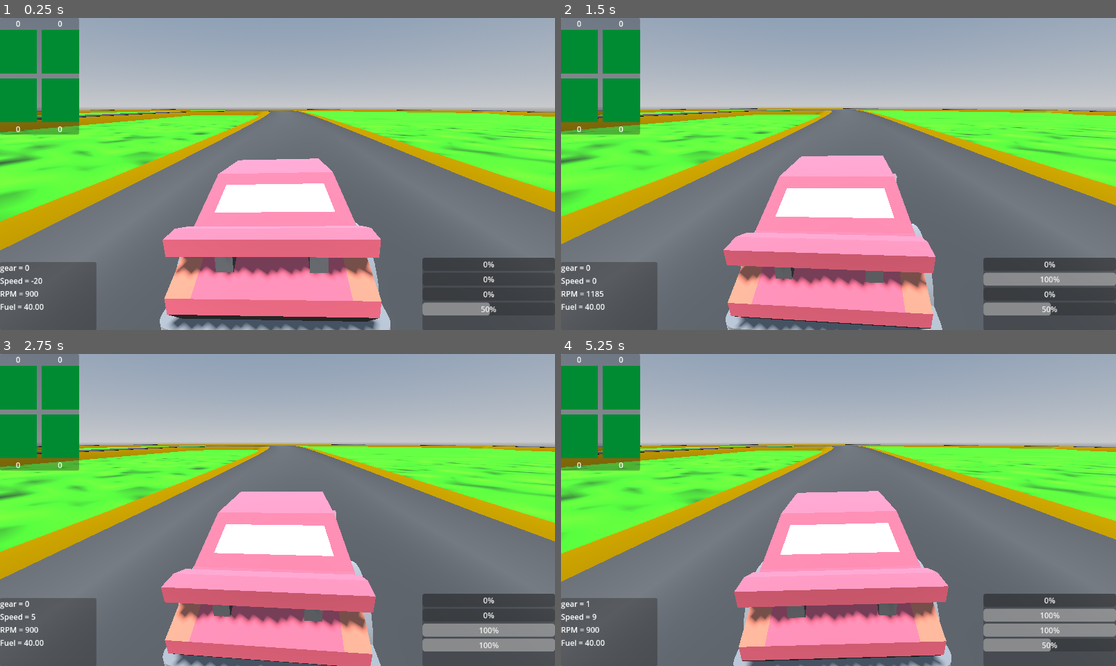
Above: before the commit, frames 1-4 (two rows, left to right).
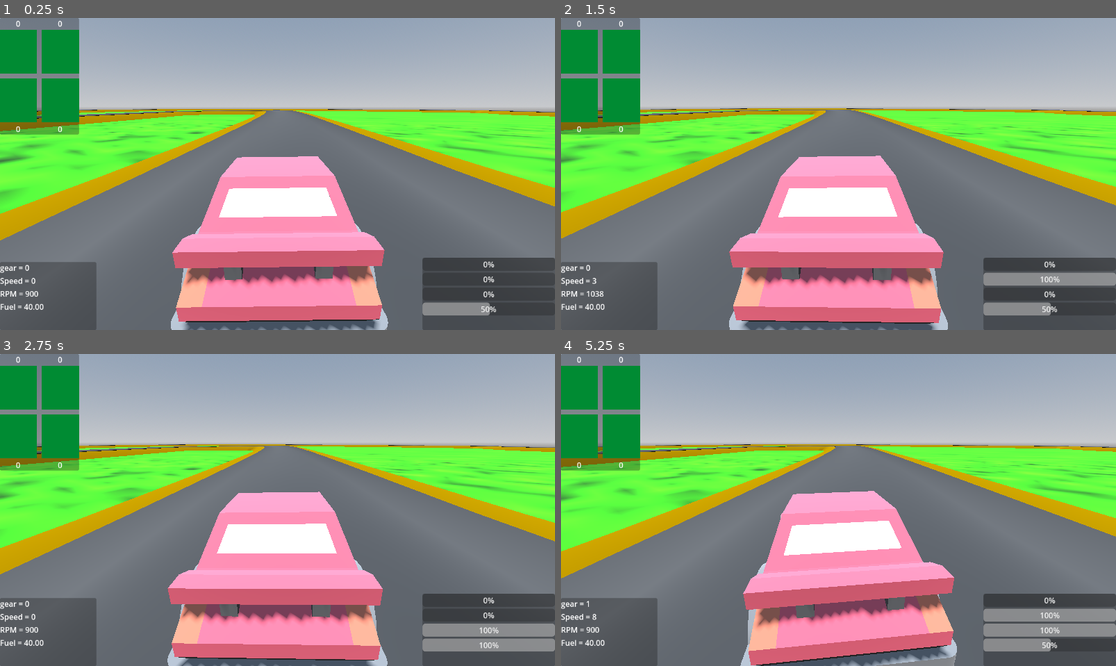
Above: after the commit, the same moments.

Repository: Dechode/Godot-Advanced-Vehicle
Game: Godot game, scene res://levels/world.tscn
The game is run twice, just before and just after one commit, with the same random seed, the same clock (stepped at 60 frames per second) and the same inputs.
Inputs:
- Up to frame 1 (0.25 s): no input
- Up to frame 2 (1.5 s): hold Right (SteerRight) 0.53-1.28 s; hold C (Clutch) 0.53-1.28 s; hold Down (Brake) from 1.28 s (still down); tap Up (Throttle) at 1.35 s
- Up to frame 3 (2.75 s): release Down (Brake) at 2.03 s; hold Right (SteerRight) from 2.03 s (still down); hold C (Clutch) from 2.03 s (still down)
- Up to frame 4 (5.25 s): release Right (SteerRight) at 2.78 s; release C (Clutch) at 2.78 s; hold A (ShiftUp) 2.78-3.53 s; tap Up (Throttle) at 2.85, 4.35 s; hold C (Clutch) 3.53-4.28 s; hold Left (SteerLeft) 3.53-5.03 s; hold Down (Brake) from 5.03 s (still down); hold C (Clutch) from 5.03 s (still down)

The runs differ from the first frame. In frame 1, 12% of the frame differs, in the area x 0-100%, y 29-100%; in frame 2, 6.3%; in frame 3, 6.6%; in frame 4, 6.5%.

Commit message:
Make wheel_params resource

Diff:
--- a/resources/car_setups/kenney_sport_car.tres
+++ b/resources/car_setups/kenney_sport_car.tres
@@ -1,28 +1,85 @@
-[gd_resource type="Resource" script_class="CarParameters" load_steps=9 format=3 uid="uid://bsj8ccoshh6vk"]
+[gd_resource type="Resource" script_class="CarParameters" load_steps=14 format=3 uid="uid://bsj8ccoshh6vk"]
 
 [ext_resource type="AudioStream" path="res://sounds/tres/engine_sample.tres" id="1_wqlgx"]
 [ext_resource type="Script" path="res://scenes/vehicle/car_params.gd" id="2_8ru0w"]
-[ext_resource type="Script" path="res://scenes/vehicle/tire_models/pacejka_tire_model.gd" id="3_gmpsj"]
-
-[sub_resource type="Resource" id="Resource_72lcd"]
-script = ExtResource("3_gmpsj")
-tire_stiffness = 0.5
-
-[sub_resource type="Resource" id="Resource_v65xd"]
-script = ExtResource("3_gmpsj")
-tire_stiffness = 0.5
-
-[sub_resource type="Resource" id="Resource_jf0f4"]
-script = ExtResource("3_gmpsj")
-tire_stiffness = 0.5
-
-[sub_resource type="Resource" id="Resource_16e4l"]
-script = ExtResource("3_gmpsj")
-tire_stiffness = 0.5
+[ext_resource type="Script" path="res://scenes/vehicle/wheel_params.gd" id="3_scbug"]
+[ext_resource type="Script" path="res://scenes/vehicle/tire_models/brush_tire_model.gd" id="4_ko3mn"]
 
 [sub_resource type="Curve" id="Curve_g3qlw"]
 _data = [Vector2(0, 0.463636), 0.0, 0.0, 0, 0, Vector2(0.4, 0.945454), 0.0, 0.0, 0, 0, Vector2(0.646753, 1), 0.0, 0.0, 0, 0, Vector2(1, 0.290909), -4.9, 0.0, 0, 0]
 point_count = 4
+
+[sub_resource type="Resource" id="Resource_6pktc"]
+script = ExtResource("4_ko3mn")
+contact_patch = 0.2
+tire_stiffness = 0.5
+
+[sub_resource type="Resource" id="Resource_il6r5"]
+script = ExtResource("3_scbug")
+tire_model = SubResource("Resource_6pktc")
+spring_length = 0.15
+spring_stiffness = 45000.0
+bump = 10000.0
+rebound = 11000.0
+wheel_mass = 20.0
+tire_radius = 0.3
+tire_width = 0.225
+ackermann = 0.15
+anti_roll = 50
+
+[sub_resource type="Resource" id="Resource_56orc"]
+script = ExtResource("4_ko3mn")
+contact_patch = 0.2
+tire_stiffness = 0.5
+
+[sub_resource type="Resource" id="Resource_cd0yq"]
+script = ExtResource("3_scbug")
+tire_model = SubResource("Resource_56orc")
+spring_length = 0.15
+spring_stiffness = 45000.0
+bump = 10000.0
+rebound = 11000.0
+wheel_mass = 20.0
+tire_radius = 0.3
+tire_width = 0.225
+ackermann = 0.15
+anti_roll = 50
+
+[sub_resource type="Resource" id="Resource_7505j"]
+script = ExtResource("4_ko3mn")
+contact_patch = 0.2
+tire_stiffness = 0.5
+
+[sub_resource type="Resource" id="Resource_w4her"]
+script = ExtResource("3_scbug")
+tire_model = SubResource("Resource_7505j")
+spring_length = 0.15
+spring_stiffness = 45000.0
+bump = 10000.0
+rebound = 11000.0
+wheel_mass = 20.0
+tire_radius = 0.3
+tire_width = 0.225
+ackermann = 0.15
+anti_roll = 50
+
+[sub_resource type="Resource" id="Resource_xhiev"]
+script = ExtResource("4_ko3mn")
+contact_patch = 0.2
+tire_stiffness = 0.5
+
+[sub_resource type="Resource" id="Resource_28mq2"]
+script = ExtResource("3_scbug")
+tire_model = SubResource("Resource_xhiev")
+spring_length = 0.15
+spring_stiffness = 45000.0
+bump = 10000.0
+rebound = 11000.0
+wheel_mass = 20.0
+tire_radius = 0.3
+tire_width = 0.225
+ackermann = 0.15
+anti_roll = 50
 
 [resource]
 script = ExtResource("2_8ru0w")
@@ -33,7 +90,7 @@
 brake_effective_radius = 0.25
 fuel_tank_size = 40.0
 fuel_percentage = 100.0
-max_torque = 250.0
+max_torque = 150.0
 max_engine_rpm = 8000.0
 rpm_idle = 900.0
 torque_curve = SubResource("Curve_g3qlw")
@@ -42,7 +99,7 @@
 engine_moment = 0.25
 engine_bsfc = 0.3
 engine_sound = ExtResource("1_wqlgx")
-clutch_friction = 500.0
+clutch_friction = 300.0
 drivetype = 1
 automatic = false
 gear_ratios = [3.1, 2.61, 2.1, 1.72, 1.2, 1.0]
@@ -61,41 +118,7 @@
 cd = 0.3
 air_density = 1.225
 frontal_area = 2.0
-tire_model_fl = SubResource("Resource_jf0f4")
-tire_model_fr = SubResource("Resource_16e4l")
-tire_model_bl = SubResource("Resource_72lcd")
-tire_model_br = SubResource("Resource_v65xd")
-spring_length_fl = 0.2
-spring_length_fr = 0.2
-spring_length_bl = 0.2
-spring_length_br = 0.2
-spring_stiffness_fl = 45000.0
-spring_stiffness_fr = 45000.0
-spring_stiffness_bl = 45000.0
-spring_stiffness_br = 45000.0
-bump_fl = 10000.0
-bump_fr = 10000.0
-bump_bl = 10000.0
-bump_br = 10000.0
-rebound_fl = 11000.0
-rebound_fr = 11000.0
-rebound_bl = 11000.0
-rebound_br = 11000.0
-anti_roll_front = 50.0
-anti_roll_rear = 50.0
-wheel_mass_fl = 20.0
-wheel_mass_fr = 20.0
-wheel_mass_bl = 20.0
-wheel_mass_br = 20.0
-tire_radius_fl = 0.3
-tire_radius_fr = 0.3
-tire_radius_bl = 0.3
-tire_radius_br = 0.3
-tire_width_fl = 0.2
-tire_width_fr = 0.2
-tire_width_bl = 0.2
-tire_width_br = 0.2
-ackermann_fl = 0.15
-ackermann_fr = -0.15
-ackermann_bl = 0.0
-ackermann_br = 0.0
+wheel_params_fl = SubResource("Resource_w4her")
+wheel_params_fr = SubResource("Resource_28mq2")
+wheel_params_bl = SubResource("Resource_il6r5")
+wheel_params_br = SubResource("Resource_cd0yq")
--- a/scenes/vehicle/base_car.gd
+++ b/scenes/vehicle/base_car.gd
@@ -87,49 +87,10 @@
 	drivetrain.set_rear_diff_preload(car_params.rear_diff_preload)
 	drivetrain.set_input_inertia(car_params.engine_moment)
 
-	wheel_fl.spring_length = car_params.spring_length_fl
-	wheel_fl.spring_stiffness = car_params.spring_stiffness_fl
-	wheel_fl.bump = car_params.bump_fl
-	wheel_fl.rebound = car_params.rebound_fl
-	wheel_fl.anti_roll = car_params.anti_roll_front
-	wheel_fl.tire_model = car_params.tire_model_fl
-	wheel_fl.tire_radius = car_params.tire_radius_fl
-	wheel_fl.wheel_mass = car_params.wheel_mass_fl
-	wheel_fl.tire_width = car_params.tire_width_fl
-	wheel_fl.ackermann = car_params.ackermann_fl
-
-	wheel_fr.spring_length = car_params.spring_length_fr
-	wheel_fr.spring_stiffness = car_params.spring_stiffness_fr
-	wheel_fr.bump = car_params.bump_fr
-	wheel_fr.rebound = car_params.rebound_fr
-	wheel_fr.anti_roll = car_params.anti_roll_front
-	wheel_fr.tire_model = car_params.tire_model_fr
-	wheel_fr.tire_radius = car_params.tire_radius_fr
-	wheel_fr.wheel_mass = car_params.wheel_mass_fr
-	wheel_fr.tire_width = car_params.tire_width_fr
-	wheel_fr.ackermann = car_params.ackermann_fr
-
-	wheel_bl.spring_length = car_params.spring_length_bl
-	wheel_bl.spring_stiffness = car_params.spring_stiffness_bl
-	wheel_bl.bump = car_params.bump_bl
-	wheel_bl.rebound = car_params.rebound_bl
-	wheel_bl.anti_roll = car_params.anti_roll_front
-	wheel_bl.tire_model = car_params.tire_model_bl
-	wheel_bl.tire_radius = car_params.tire_radius_bl
-	wheel_bl.wheel_mass = car_params.wheel_mass_bl
-	wheel_bl.tire_width = car_params.tire_width_bl
-	wheel_bl.ackermann = car_params.ackermann_bl
-
-	wheel_br.spring_length = car_params.spring_length_br
-	wheel_br.spring_stiffness = car_params.spring_stiffness_br
-	wheel_br.bump = car_params.bump_br
-	wheel_br.rebound = car_params.rebound_br
-	wheel_br.anti_roll = car_params.anti_roll_rear
-	wheel_br.tire_model = car_params.tire_model_br
-	wheel_br.tire_radius = car_params.tire_radius_br
-	wheel_br.wheel_mass = car_params.wheel_mass_br
-	wheel_br.tire_width = car_params.tire_width_br
-	wheel_br.ackermann = car_params.ackermann_br
+	wheel_fl.set_params(car_params.wheel_params_fl)
+	wheel_fr.set_params(car_params.wheel_params_fr)
+	wheel_bl.set_params(car_params.wheel_params_bl)
+	wheel_br.set_params(car_params.wheel_params_br)
 
 	fuel = car_params.fuel_tank_size * car_params.fuel_percentage * 0.01
 	self.mass += fuel * PETROL_KG_L
--- a/scenes/vehicle/car_params.gd
+++ b/scenes/vehicle/car_params.gd
@@ -60,53 +60,58 @@
 @export var air_density = 1.225
 @export var frontal_area = 2.0
 
-######## Choose what tire formula to use ########
-@export var tire_model_fl: BaseTireModel
-@export var tire_model_fr: BaseTireModel
-@export var tire_model_bl: BaseTireModel
-@export var tire_model_br: BaseTireModel
+@export var wheel_params_fl: WheelSuspensionParameters
+@export var wheel_params_fr: WheelSuspensionParameters
+@export var wheel_params_bl: WheelSuspensionParameters
+@export var wheel_params_br: WheelSuspensionParameters
 
-######## Suspension ########
-@export var spring_length_fl = 0.2
-@export var spring_length_fr = 0.2
-@export var spring_length_bl = 0.2
-@export var spring_length_br = 0.2
-
-@export var spring_stiffness_fl = 45000.0
-@export var spring_stiffness_fr = 45000.0
-@export var spring_stiffness_bl = 45000.0
-@export var spring_stiffness_br = 45000.0
-
-@export var bump_fl = 10000.0
-@export var bump_fr = 10000.0
-@export var bump_bl = 10000.0
-@export var bump_br = 10000.0
-
-@export var rebound_fl = 11000.0
-@export var rebound_fr = 11000.0
-@export var rebound_bl = 11000.0
-@export var rebound_br = 11000.0
-
-@export var anti_roll_front = 50.0
-@export var anti_roll_rear = 50.0
-
-######## Tire stuff ########
-@export var wheel_mass_fl = 20.0
-@export var wheel_mass_fr = 20.0
-@export var wheel_mass_bl = 20.0
-@export var wheel_mass_br = 20.0
-
-@export var tire_radius_fl = 0.3
-@export var tire_radius_fr = 0.3
-@export var tire_radius_bl = 0.3
-@export var tire_radius_br = 0.3
-
-@export var tire_width_fl = 0.2
-@export var tire_width_fr = 0.2
-@export var tire_width_bl = 0.2
-@export var tire_width_br = 0.2
-
-@export var ackermann_fl = 0.15
-@export var ackermann_fr = -0.15
-@export var ackermann_bl = 0.0
-@export var ackermann_br = 0.0
+######### Choose what tire formula to use ########
+#@export var tire_model_fl: BaseTireModel
+#@export var tire_model_fr: BaseTireModel
+#@export var tire_model_bl: BaseTireModel
+#@export var tire_model_br: BaseTireModel
+#
+######### Suspension ########
+#@export var spring_length_fl = 0.2
+#@export var spring_length_fr = 0.2
+#@export var spring_length_bl = 0.2
+#@export var spring_length_br = 0.2
+#
+#@export var spring_stiffness_fl = 45000.0
+#@export var spring_stiffness_fr = 45000.0
+#@export var spring_stiffness_bl = 45000.0
+#@export var spring_stiffness_br = 45000.0
+#
+#@export var bump_fl = 10000.0
+#@export var bump_fr = 10000.0
+#@export var bump_bl = 10000.0
+#@export var bump_br = 10000.0
+#
+#@export var rebound_fl = 11000.0
+#@export var rebound_fr = 11000.0
+#@export var rebound_bl = 11000.0
+#@export var rebound_br = 11000.0
+#
+#@export var anti_roll_front = 50.0
+#@export var anti_roll_rear = 50.0
+#
+######### Tire stuff ########
+#@export var wheel_mass_fl = 20.0
+#@export var wheel_mass_fr = 20.0
+#@export var wheel_mass_bl = 20.0
+#@export var wheel_mass_br = 20.0
+#
+#@export var tire_radius_fl = 0.3
+#@export var tire_radius_fr = 0.3
+#@export var tire_radius_bl = 0.3
+#@export var tire_radius_br = 0.3
+#
+#@export var tire_width_fl = 0.2
+#@export var tire_width_fr = 0.2
+#@export var tire_width_bl = 0.2
+#@export var tire_width_br = 0.2
+#
+#@export var ackermann_fl = 0.15
+#@export var ackermann_fr = -0.15
+#@export var ackermann_bl = 0.0
+#@export var ackermann_br = 0.0
--- /dev/null
+++ b/scenes/vehicle/wheel_params.gd
@@ -0,0 +1,13 @@
+class_name WheelSuspensionParameters
+extends Resource
+
+@export var tire_model: BaseTireModel
+@export var spring_length := 0.15
+@export var spring_stiffness := 45000.0
+@export var bump := 10000.0
+@export var rebound := 11000.0
+@export var wheel_mass := 20.0
+@export var tire_radius := 0.3
+@export var tire_width := 0.225
+@export var ackermann := 0.15
+@export var anti_roll := 50
--- a/scenes/vehicle/wheel_suspension.gd
+++ b/scenes/vehicle/wheel_suspension.gd
@@ -45,6 +45,21 @@
 
 func _ready() -> void:
 #	var nominal_load = car.weight * 0.25
+	wheel_inertia = 0.5 * wheel_mass * pow(tire_radius, 2)
+	set_target_position(Vector3.DOWN * (spring_length + tire_radius))
+
+func set_params(params: WheelSuspensionParameters):
+	tire_model =  params.tire_model
+	spring_length = params.spring_length
+	spring_stiffness = params.spring_stiffness
+	bump = params.bump
+	rebound = params.rebound
+	wheel_mass = params.wheel_mass
+	tire_radius = params.tire_radius
+	tire_width = params.tire_width
+	ackermann = params.ackermann
+	anti_roll = params.anti_roll
+
 	wheel_inertia = 0.5 * wheel_mass * pow(tire_radius, 2)
 	set_target_position(Vector3.DOWN * (spring_length + tire_radius))
 
